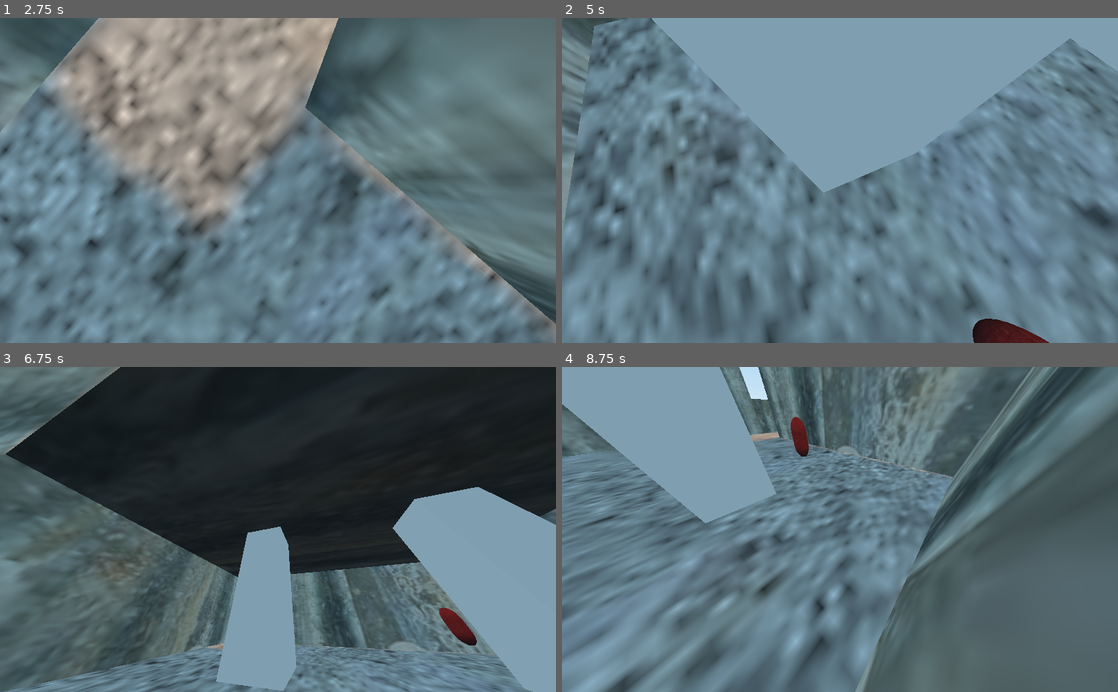
Above: before the commit, frames 1-4 (two rows, left to right).
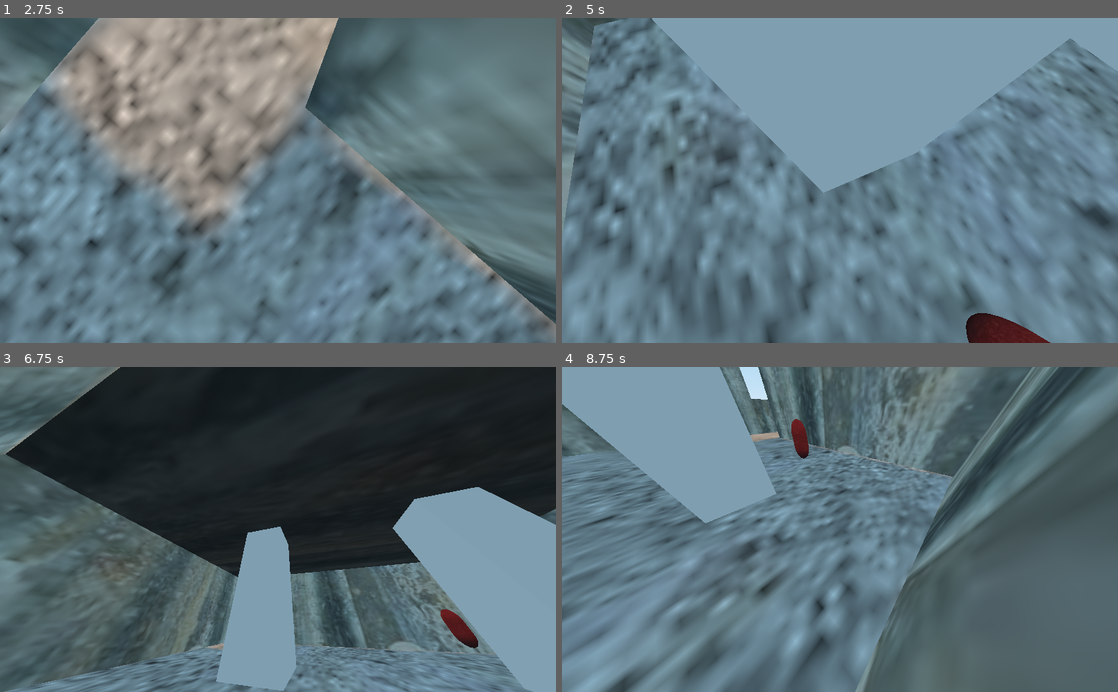
Above: after the commit, the same moments.

Repository: Matthew-Seebohm/DoomClone2022
Game: Godot game, scene res://Main Menu.tscn
The game is run twice, just before and just after one commit, with the same random seed, the same clock (stepped at 60 frames per second) and the same inputs.
Inputs (mouse positions are in pixels of both pictures, inside the frame that each line leads up to):
- Up to frame 1 (2.75 s): click "Play" at 0.5 s; tap Enter at 1.25 s; move the mouse to (400, 164) at 1.27 s; hold D (player_right) 1.28-2.03 s; tap Space (jump) at 1.52, 2.27 s; move the mouse to (166, 196) at 2.02 s; hold S (player_backward) from 2.03 s (still down)
- Up to frame 2 (5 s): move the mouse to (895, 109) at 2.77 s; release S (player_backward) at 2.78 s; hold D (player_right) 2.78-3.53 s; move the mouse to (812, 245) at 3.52 s; hold W (player_forward) 3.53-4.28 s; tap Space (jump) at 3.77, 4.52 s; move the mouse to (1006, 229) at 4.27 s; hold A (player_left) from 4.28 s (still down)
- Up to frame 3 (6.75 s): move the mouse to (111, 480) at 5.02 s; tap Space (jump) at 5.27 s; move the mouse to (305, 529) at 5.77 s; release A (player_left) at 5.78 s; hold S (player_backward) 5.78-6.53 s; move the mouse to (194, 448) at 6.52 s; hold D (player_right) from 6.53 s (still down)
- Up to frame 4 (8.75 s): tap Space (jump) at 6.77, 7.52, 8.27 s; move the mouse to (962, 513) at 7.27 s; release D (player_right) at 7.28 s; hold W (player_forward) 7.28-8.03 s; move the mouse to (728, 545) at 8.02 s; hold D (player_right) from 8.03 s (still down)

Frame 1 is identical in both runs. In frame 2, 0.2% of the frame differs, in the area x 72-88%, y 90-100%; in frame 3, less than 0.1%; in frame 4, less than 0.1%.

Commit message:
Hitpoints and Invun Timer
completed the code for hitpoints and an invun timer, plus a sound effect. although i still need to make the enemy take away hitpoints when colliding. and i still haven't made a health bar or any visual indicator.

Diff:
--- a/Devil Hunter.tscn
+++ b/Devil Hunter.tscn
@@ -1,10 +1,11 @@
-[gd_scene load_steps=18 format=2]
+[gd_scene load_steps=19 format=2]
 
 [ext_resource path="res://Textures/Cement floor texture.jpeg" type="Texture" id=1]
 [ext_resource path="res://default_env.tres" type="Environment" id=2]
 [ext_resource path="res://Player.gd" type="Script" id=3]
 [ext_resource path="res://Textures/Steel wall Texture.jpg" type="Texture" id=4]
 [ext_resource path="res://Textures/Red.jpeg" type="Texture" id=5]
+[ext_resource path="res://Sound/male_hurt7-48124.mp3" type="AudioStream" id=6]
 
 [sub_resource type="PlaneMesh" id=1]
 size = Vector2( 20, 20 )
@@ -75,6 +76,12 @@
 current = true
 fov = 110.0
 
+[node name="Invun Timer" type="Timer" parent="Player"]
+wait_time = 0.5
+
+[node name="Hitpoint sfx" type="AudioStreamPlayer" parent="Player"]
+stream = ExtResource( 6 )
+
 [node name="right wall" type="MeshInstance" parent="."]
 transform = Transform( 3, 0, 0, 0, 1, 0, 0, 0, 0.1, 6.97601, 0.976447, -10 )
 mesh = SubResource( 5 )
@@ -183,7 +190,7 @@
 shape = SubResource( 10 )
 
 [node name="Enemy1" type="CSGMesh" parent="."]
-transform = Transform( 0.2, 0, 0, 0, -8.74228e-09, -0.3, 0, 0.2, -1.31134e-08, 0.970905, 0.92964, 0 )
+transform = Transform( 0.2, 0, 0, 0, -8.74228e-09, -0.3, 0, 0.2, -1.31134e-08, 0.970905, 0.886182, 0 )
 mesh = SubResource( 11 )
 material = SubResource( 12 )
 
--- a/Player.gd
+++ b/Player.gd
@@ -1,4 +1,7 @@
 extends KinematicBody
+
+signal health_updated(health)
+signal killed()
 
 #Physics
 var movementSpeed = 9
@@ -14,6 +17,10 @@
 var playerVelocity : Vector3 = Vector3()
 var mouseDelta : Vector2 = Vector2()
 
+export (float) var max_health = 100
+
+onready var health = max_health setget _set_health
+onready var Invun_Timer = $InvunTimer
 onready var camera = get_node("Camera")
 
 func _ready():
@@ -50,3 +57,21 @@
 	playerVelocity = move_and_slide(playerVelocity, Vector3.UP)
 	if Input.is_action_pressed("jump") and is_on_floor():
 		playerVelocity.y = jumpStrength
+
+func damage(amount):
+	if Invun_Timer.is_stopped():
+		$Hitpointsfx.play()
+		Invun_Timer.start()
+		_set_health(health - amount)
+
+func kill():
+	pass
+
+func _set_health(value):
+	var prev_health = health
+	health = clamp(value, 0, max_health)
+	if health != prev_health:
+		emit_signal("health_updated", health)
+		if health == 0:
+			kill()
+			emit_signal("killed")
Not shown, added: Sound/male_hurt7-48124.mp3.import
Not shown, added: Sound/male_hurt7-48124.mp3
